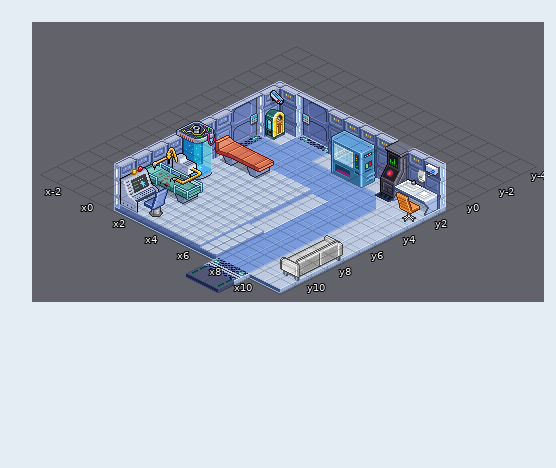
A Tiled map (JSON) gets an edit: App/public/phaser/tilemaps/mush_medlab.json. Above: the version before the commit.
Cells are 32x16 px. Isometric: x runs down to the right, y down to the left. Shown: x -3..11, y -4..11.
After:
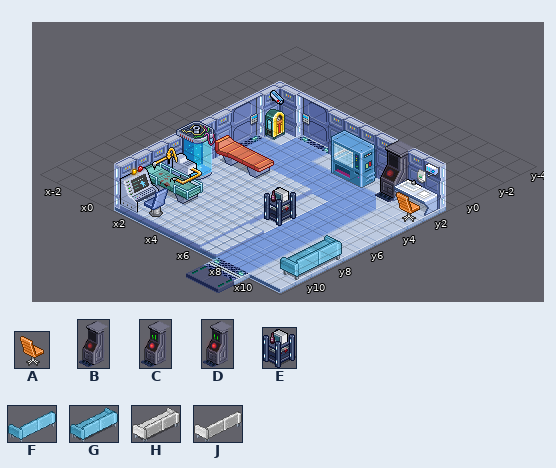
Key: from "chair_object": A 5; from "neron_terminal_deactivated": B 0; from "neron_terminal_object": C 0, D 1; from "shelf_object": E 3; from "sofa": F 6, G 7; from "sofa_asset": H 10, J 15.
Objects are placed by the point they stand on, in cells (3,4 is the top-left corner of cell 3,4); size is 1x1 cell unless given.
Changes in this commit:
--- layer "objects"
-D "neron_terminal_deactivated" at 7.9,0.7 size 1.3x4
+B "neron_terminal_deactivated" at 7.9,0.7 size 1.3x4
-A "chair_office-north" at 10.5,2.5 size 1.1x2.2
+A "chair_object" at 10.5,2.5 size 1.1x2.2
+E "shelf_object" at 6.5,6.5 size 1x2.5
+G "sofa" at 10.6,8.7 size 1.9x2.9
+F "sofa" at 10.6,8.7 size 1.9x2.9
-C "neron_terminal" at 7.9,0.7 size 1.3x4
-H "sofa-back-north-part_1" at 10.6,8.7 size 1.9x2.9
-J "sofa-back-north-part_2" at 10.8,8.8 size 1.9x2.9
Boxes around the changes in both pictures, in picture pixels (x1, y1, x2, y2):
changed: (380, 159, 397, 177)
added: (264, 187, 297, 226)
changed: (280, 235, 343, 281)
